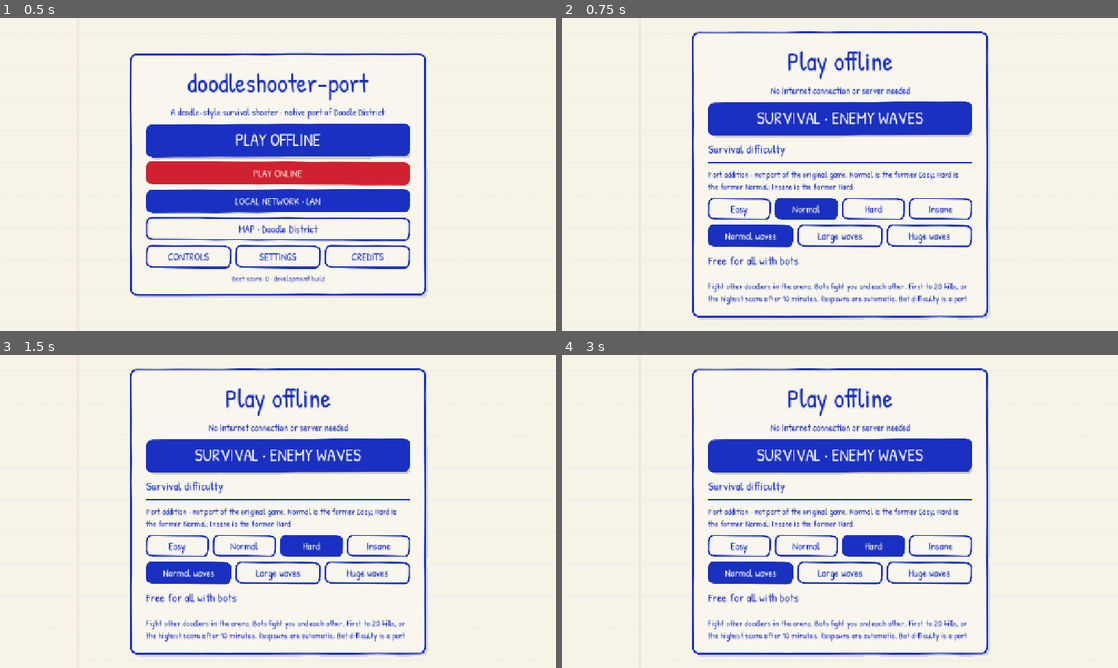
Above: before the commit, frames 1-4 (two rows, left to right).
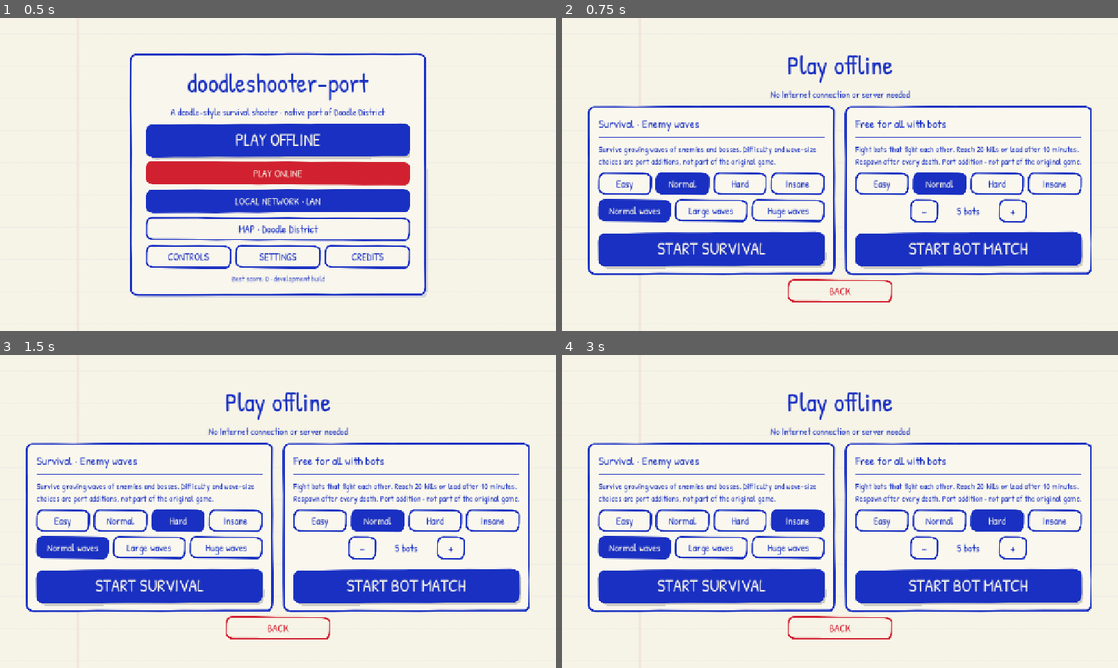
Above: after the commit, the same moments.

Repository: albertolicea00/doodleshooter-port
Game: Godot game, scene res://scenes/main.tscn
The game is run twice, just before and just after one commit, with the same random seed, the same clock (stepped at 60 frames per second) and the same inputs.
Inputs:
- Up to frame 1 (0.5 s): no input
- Up to frame 2 (0.75 s): click "PLAY OFFLINE" at 0.5 s
- Up to frame 3 (1.5 s): click "Hard" at 1.25 s
- Up to frame 4 (3 s): click "Insane" at 2 s; click "Hard" at 2.75 s

Frame 1 is identical in both runs. In frame 2, 28% of the frame differs, in the area x 4-96%, y 4-97%; in frame 3, 28%; in frame 4, 28%.

Commit message:
feat(ui): restructure offline menu layout with separate cards for survival and bot matches

Diff:
--- a/native/scripts/game.gd
+++ b/native/scripts/game.gd
@@ -313,6 +313,10 @@
 	ui.move_child(scope, 1)
 
 func _clear_menu(title: String, subtitle: String) -> void:
+	menu.remove_theme_stylebox_override("panel")
+	menu.custom_minimum_size.x = 680
+	menu.offset_left = -340
+	menu.offset_right = 340
 	Input.emulate_mouse_from_touch = true
 	menu_scroll.scroll_vertical = 0
 	for child in menu_items.get_children():
@@ -346,10 +350,11 @@
 func _fit_menu() -> void:
 	# Wrapped text reports its final height one frame after it is added.
 	for pass_index in 2:
-		var height = minf(menu_items.get_combined_minimum_size().y, 604)
+		var padding = menu.get_theme_stylebox("panel").get_minimum_size().y
+		var height = minf(menu_items.get_combined_minimum_size().y, 656 - padding)
 		menu_scroll.custom_minimum_size.y = height
-		menu.offset_top = -(height + 52) * 0.5
-		menu.offset_bottom = (height + 52) * 0.5
+		menu.offset_top = -(height + padding) * 0.5
+		menu.offset_bottom = (height + padding) * 0.5
 		await get_tree().process_frame
 
 func _button(text: String, callback: Callable, variation: String = "") -> Button:
@@ -1928,15 +1933,49 @@
 
 func show_offline_menu() -> void:
 	_clear_menu("Play offline", "No Internet connection or server needed")
-	_button("SURVIVAL · ENEMY WAVES", func(): match_mode = "survival"; start_game(1), "StartButton")
-	_credit_section("Survival difficulty", "Port addition · not part of the original game. Normal is the former Easy; Hard is the former Normal; Insane is the former Hard.")
+	menu.add_theme_stylebox_override("panel", StyleBoxEmpty.new())
+	menu.custom_minimum_size.x = 1160
+	menu.offset_left = -580
+	menu.offset_right = 580
+	var survival_start = menu_items.get_child_count()
+	_credit_section("Survival · Enemy waves", "Survive growing waves of enemies and bosses. Difficulty and wave-size choices are port additions, not part of the original game.")
 	_choices(["Easy", "Normal", "Hard", "Insane"], difficulty, func(index): difficulty = index; save_settings())
 	_choices(["Normal waves", "Large waves", "Huge waves"], wave_size, func(index): wave_size = index; save_settings())
-	_credit_section("Free for all with bots", "Fight other doodlers in the arena. Bots fight you and each other. First to 20 kills, or the highest score after 10 minutes. Respawns are automatic. Bot difficulty is a port addition, not part of the original game.")
+	var survival = _button("START SURVIVAL", func(): match_mode = "survival"; start_game(1), "StartButton")
+	survival.add_theme_font_size_override("font_size", 40)
+	survival.custom_minimum_size.y = 76
+	var bots_start = menu_items.get_child_count()
+	_credit_section("Free for all with bots", "Fight bots that fight each other. Reach 20 kills or lead after 10 minutes. Respawn after every death. Port addition · not part of the original game.")
+	_choices(["Easy", "Normal", "Hard", "Insane"], bot_difficulty, func(index): bot_difficulty = index)
 	_bot_count_selector()
-	_choices(["Easy", "Normal", "Hard", "Insane"], bot_difficulty, func(index): bot_difficulty = index)
-	_button("START BOT MATCH", func(): match_mode = "bots"; start_game(0), "RedButton")
-	_button("BACK", show_main_menu, "AltButton")
+	var bots = _button("START BOT MATCH", func(): match_mode = "bots"; start_game(0), "StartButton")
+	bots.add_theme_font_size_override("font_size", 40)
+	bots.custom_minimum_size.y = 76
+	var content = menu_items.get_children()
+	var cards = HBoxContainer.new()
+	cards.add_theme_constant_override("separation", 24)
+	menu_items.add_child(cards)
+	_offline_card(cards, content.slice(survival_start, bots_start))
+	_offline_card(cards, content.slice(bots_start))
+	var back = _button("BACK", show_main_menu, "RedOutlineButton")
+	back.custom_minimum_size.x = 240
+	back.size_flags_horizontal = Control.SIZE_SHRINK_CENTER
+
+func _offline_card(cards: HBoxContainer, content: Array[Node]) -> void:
+	var card = PanelContainer.new()
+	card.add_theme_stylebox_override("panel", DoodlePen.box(Color(0.98, 0.972, 0.933, 0.95), DoodlePen.INK, 3.0, -0.35, Vector2(24, 20)))
+	card.size_flags_horizontal = Control.SIZE_EXPAND_FILL
+	cards.add_child(card)
+	var items = VBoxContainer.new()
+	items.add_theme_constant_override("separation", 12)
+	card.add_child(items)
+	for child in content:
+		# Align the start buttons at the bottom of both cards.
+		if child == content.back():
+			var spacer = Control.new()
+			spacer.size_flags_vertical = Control.SIZE_EXPAND_FILL
+			items.add_child(spacer)
+		child.reparent(items)
 
 func _bot_count_selector() -> void:
 	var row = HBoxContainer.new()
@@ -1964,10 +2003,11 @@
 	menu_items.add_child(warning)
 	var update_count = func():
 		warning.visible = bot_count >= 20
-		warning.text = "You're crazy! This many bots may make the game unplayable. Play at your own risk!" if bot_count >= 30 else "20+ bots may reduce performance, especially on mobile devices."
+		warning.text = "You're crazy! With 30 bots, the game might barely run!" if bot_count >= 30 else "20+ bots may reduce performance, especially on mobile devices."
 		count.text = "1 bot" if bot_count == 1 else "%d bots" % bot_count
 		decrease.disabled = bot_count <= 1
 		increase.disabled = bot_count >= DoodleBotMatch.MAX_BOTS
+		_fit_menu.call_deferred()
 	decrease.pressed.connect(func(): bot_count = maxi(1, bot_count - 1); update_count.call())
 	increase.pressed.connect(func(): bot_count = mini(DoodleBotMatch.MAX_BOTS, bot_count + 1); update_count.call())
 	update_count.call()
--- a/native/scripts/pen.gd
+++ b/native/scripts/pen.gd
@@ -136,10 +136,11 @@
 	theme.set_color("default_color", "RichTextLabel", INK)
 	# Filled ink buttons (.bigbtn), outlined buttons (.alt / .mapbtn), the red second button and the big start button.
 	_button_styles(theme, "Button", INK, PAPER, -0.6)
-	for variation in ["AltButton", "BlackButton", "RedButton", "GreenButton", "StartButton"]:
+	for variation in ["AltButton", "BlackButton", "RedButton", "RedOutlineButton", "GreenButton", "StartButton"]:
 		theme.set_type_variation(variation, "Button")
 	_button_styles(theme, "AltButton", CLEAR, INK, 0.5)
 	_button_styles(theme, "RedButton", RED, PAPER, 0.7)
+	_button_styles(theme, "RedOutlineButton", CLEAR, RED, 0.5)
 	_button_styles(theme, "GreenButton", GREEN, PAPER, -0.5)
 	_button_styles(theme, "BlackButton", CLEAR, BLACK, 0.5)
 	_button_styles(theme, "StartButton", INK, PAPER, -1.0)
Not shown, changed: docs/PARITY.md
Not shown, changed: docs/VALIDATION.md
